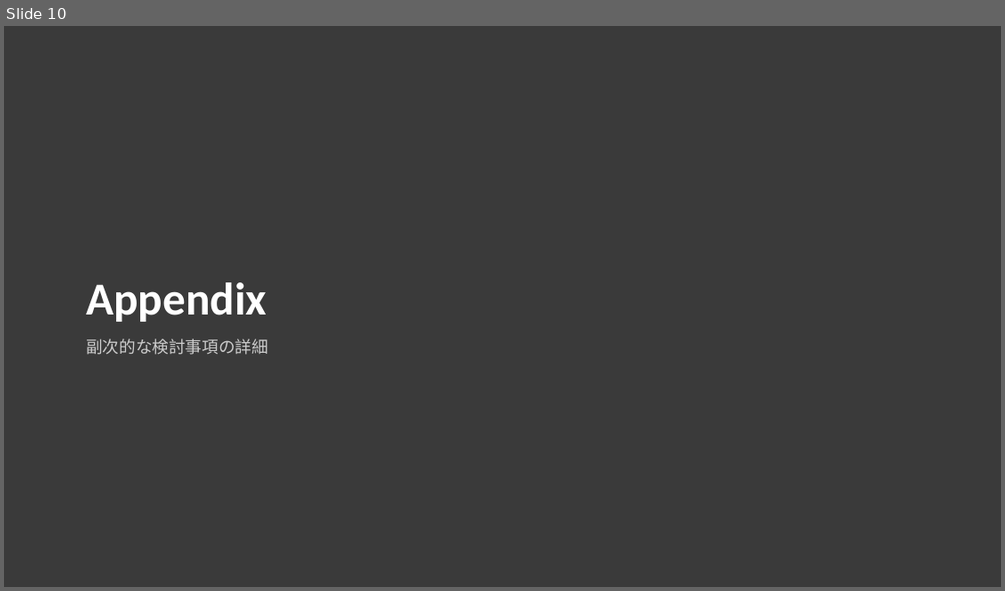
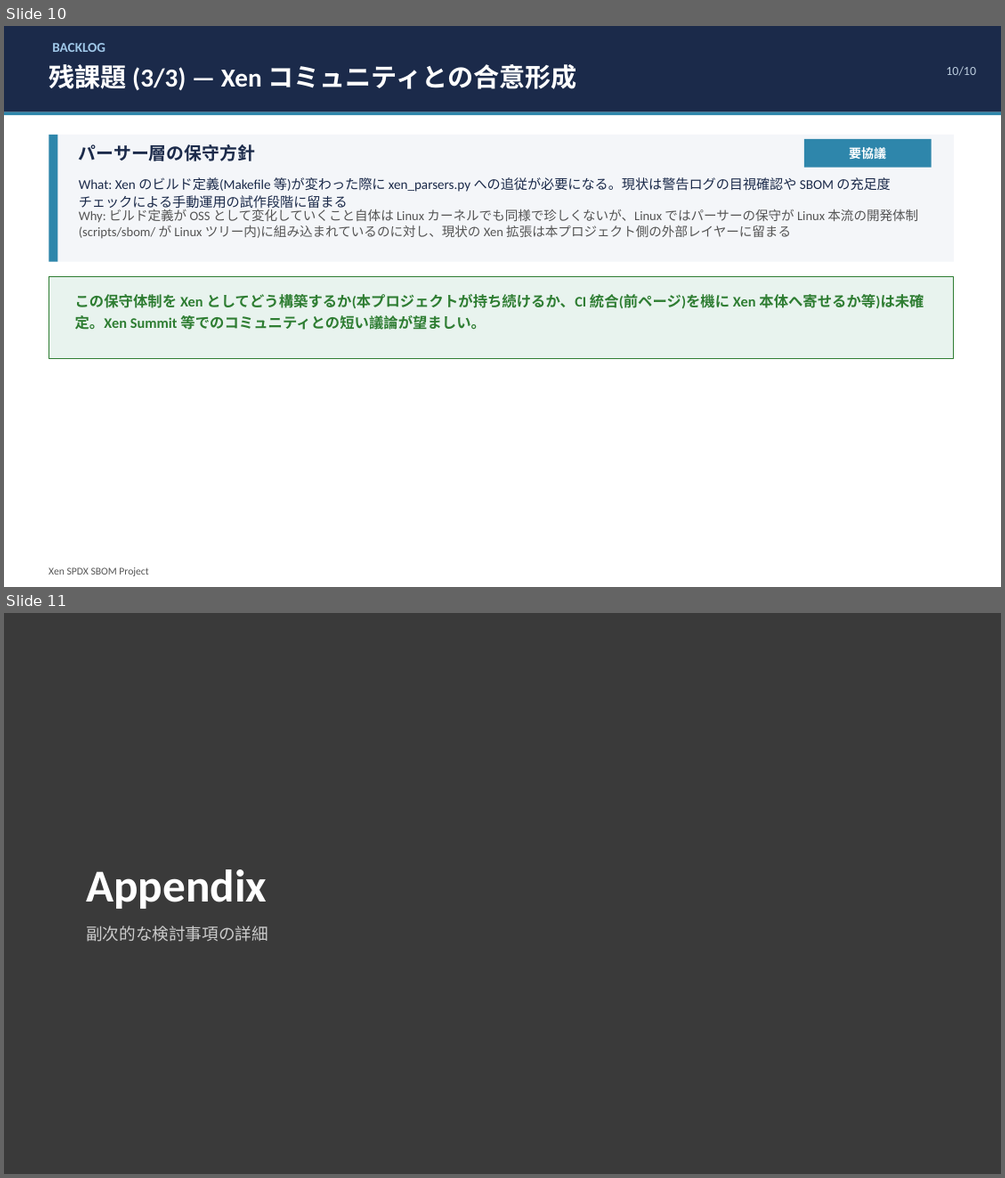
Before and after one commit to harunobukurokawa/sbom-generate-workspace, a slide deck: analysis/presentations/2026-08-19-fusa-sig-status/xen-sbom-status-report.pptx. Shown one above the other, each under a label of ours: slide 10 before the commit, slides 10 and 11 after it. The pictures are 1005x591 and 1005x1178 pixels, drawn with LibreOffice and Linux fonts; fonts in the diff are those of the drawing. Boxes give left, top, right and bottom in pixels: in the first picture for what was removed or moved away, otherwise in the second. Text is boxed around its words. In the diff, an @@ line names an element or a change of style, - is before the commit and + after.

```diff
--- a/analysis/presentations/2026-08-19-fusa-sig-status/xen-sbom-status-report.pptx
+++ b/analysis/presentations/2026-08-19-fusa-sig-status/xen-sbom-status-report.pptx
@@ slide 10 added at <box>4,26,1001,587</box>, background #FFFFFF @@
@@ rectangle added at <box>4,26,1001,112</box>, fill #1B2A4A @@
@@ text added at <box>52,43,105,52</box>, 13 pt, text #9FC7E8, bold @@
+BACKLOG
@@ text added at <box>48,64,577,91</box>, 25 pt, text #FFFFFF, bold @@
+残課題 (3/3) — Xen コミュニティとの合意形成
@@ text added at <box>946,66,976,76</box>, 12 pt, text #BBCCDD @@
+10/10
@@ rectangle added at <box>4,112,1001,115</box>, fill #2E86AB @@
@@ rectangle added at <box>48,135,954,262</box>, fill #F4F6F9 @@
@@ rectangle added at <box>48,135,57,262</box>, fill #2E86AB @@
@@ text added at <box>79,144,255,161</box>, 17 pt, text #1B2A4A, bold @@
+パーサー層の保守方針
@@ rectangle added at <box>804,139,931,168</box>, fill #2E86AB @@
@@ text added at <box>849,145,886,161</box>, 12 pt, text #FFFFFF, bold @@
+要協議
@@ text added at <box>79,177,890,210</box>, 13 pt, text #1B2A4A @@
+What: Xen のビルド定義(Makefile 等)が変わった際に xen_parsers.py への追従が必要になる。現状は警告ログの目視確認や SBOM の充足度チェックによる手動運用の試作段階に留まる
@@ text added at <box>79,208,918,239</box>, 12.5 pt, text #555555 @@
+Why: ビルド定義が OSS として変化していくこと自体は Linux カーネルでも同様で珍しくないが、Linux ではパーサーの保守が Linux 本流の開発体制(scripts/sbom/ が Linux ツリー内)に組み込まれているのに対し、現状の Xen 拡張は本プロジェクト側の外部レイヤーに留まる
@@ rectangle added at <box>48,276,954,359</box>, fill #E8F3EE, outline #2E7D32 1.25 pt @@
@@ text added at <box>75,294,923,329</box>, 14 pt, text #2E7D32, bold @@
+この保守体制を Xen としてどう構築するか(本プロジェクトが持ち続けるか、CI 統合(前ページ)を機に Xen 本体へ寄せるか等)は未確定。Xen Summit 等でのコミュニティとの短い議論が望ましい。
@@ text added at <box>48,567,148,576</box>, 10 pt, text #555555 @@
+Xen SPDX SBOM Project
@@ what was slide 10 is now slide 11 @@
```
Also in this commit, not shown: 8 slides changed, 4 other files.
